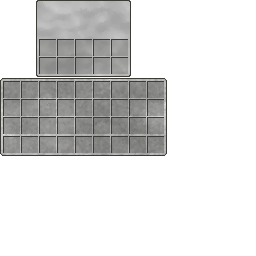
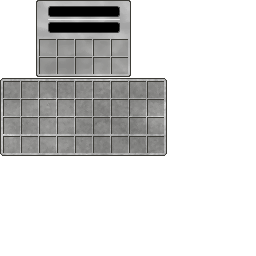
Layers edited between the first and the second w=256, h=256 image:
renamed "Slots" to "Shadows", painted on it over [47, 6, 120, 33]
removed layer "Layer" over [47, 6, 120, 33]
removed layer "BG-Shadow" over [47, 6, 120, 33]
renamed "generic inventory.png" to "powerStorage.png", painted on it over [47, 6, 120, 33]
